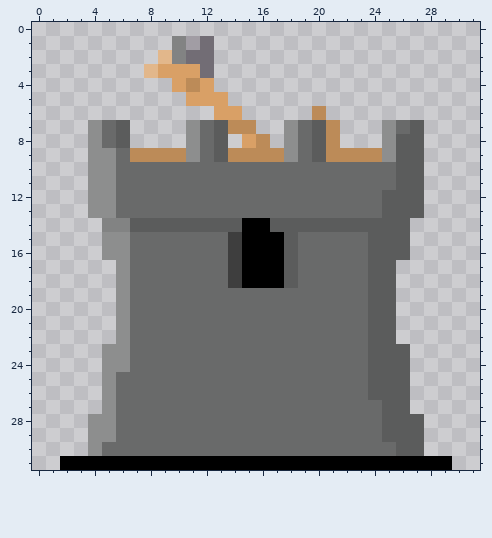
One commit to this pixel-art sprite: Path Fighters/Assets/Sprites/Towers/catapult/catapult2.png. The first picture shows the starting point.
The file is 32x32 pixels. Colours within 5 levels of each other are drawn and written as one.
The result:
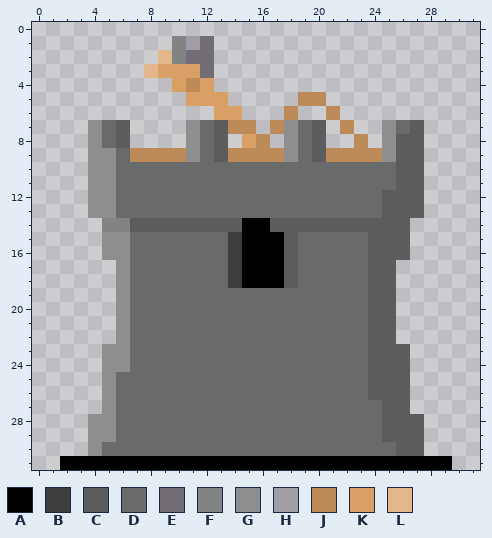
Palette (. is transparent): A #000000  B #3e3e3e  C #5b5c5c  D #696a6a  E #726d75  F #828383  G #8d8e8e  H #a19da4  J #bc8b58  K #d9a066  L #e2b78b
Edits made:
Colour J now appears in row 5 at x 19 to 20; in row 6 at x 18 and 21; in row 7 at x 17 and 22; in row 8 at x 23.
Colour J is gone in row 6 at x 20; in rows 7 to 8 at x 21.
Changed places in both pictures, as pixel boxes (x1, y1, x2, y2):
changed: (270, 92, 368, 148)
